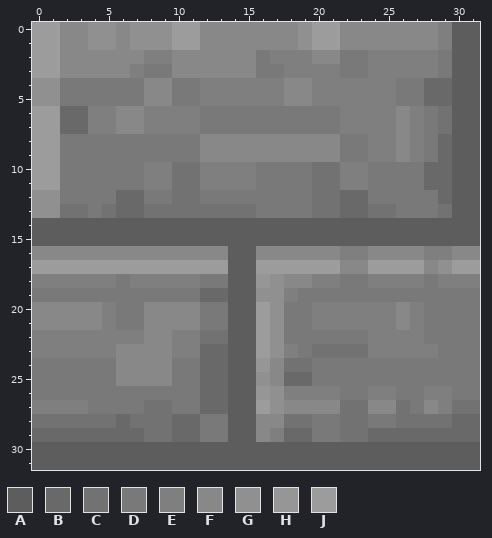
One commit to this pixel-art sprite: android/assets/maps/floor.png. The picture above was drawn from the file before the commit.
The file is 32x32 pixels. Colours within 5 levels of each other are drawn and written as one.
Palette (. is transparent): A #5d5d5d  B #696969  C #727272  D #797979  E #7f7f7f  F #888888  G #909090  H #969696  J #9c9c9c
The same view after the edit:
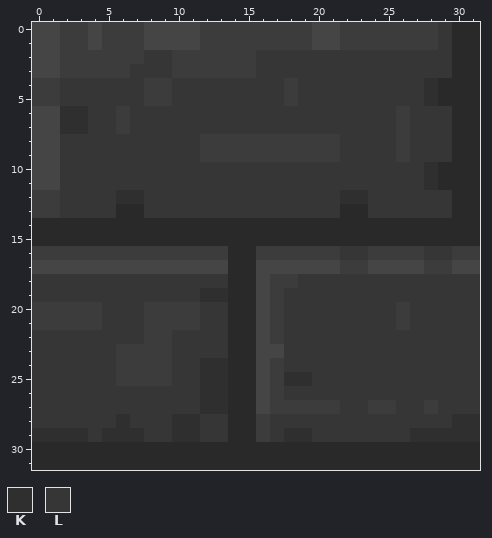
Colours new in this view: K #2f2f2f  L #363636
Change:
@@ palette @@
-A #5d5d5d
+A #292929
-F #888888
+F #3c3c3c
-J #9c9c9c
+J #454545
@@ x 0..31 @@
- 0 JJFFGGFGGGJJFFFFFFFGJJFFFFFFFEAA
- 1 JJFFGGFGGGJJFFFFFFFGJJFFFFFFFEAA
- 2 JJFFFFFFEEFFFFFFDEEEFFDDEEEEEDAA
- 3 JJFFFFFEDDFFFFFFDDEEEEDDEEEEEDAA
- 4 GGDDDDDDFFDDEEEEEEFFEEEEEEDDBBAA
- 5 GGDDDDDDFFDDEEEEEEFFEEEEEEDDBBAA
- 6 JJBBEEFFEEEEDDDDDDDDDDEEEEFEDCAA
- 7 JJBBEEFFEEEEDDDDDDDDDDEEEEFEDCAA
- 8 JJDDDDDDDDDDFFFFFFFFFFDDEEFEDBAA
- 9 JJDDDDDDDDDDFFFFFFFFFFDDEEFEDBAA
-10 JJDDDDDDEECCEEEEDDDDCCEEDDDDBBAA
-11 JJDDDDDDEECCEEEEDDDDCCEEDDDDBBAA
-12 GGDDDDBBDDCCDDDDDDDDCCBBDDDDDBAA
-13 GGCCDCBBCCCCCCCCDDDDCCBBCCDDDCAA
+ 0 JJFFJFFFJJJJFFFFFFFFJJFFFFFFFLAA
+ 1 JJFFJFFFJJJJFFFFFFFFJJFFFFFFFLAA
+ 2 JJFFFFFFLLFFFFFFLLLLLLLLLLLLLLAA
+ 3 JJFFFFFLLLFFFFFFLLLLLLLLLLLLLLAA
+ 4 FFLLLLLLFFLLLLLLLLFLLLLLLLLLKAAA
+ 5 FFLLLLLLFFLLLLLLLLFLLLLLLLLLKAAA
+ 6 JJKKLLFLLLLLLLLLLLLLLLLLLLFLLLAA
+ 7 JJKKLLFLLLLLLLLLLLLLLLLLLLFLLLAA
+ 8 JJLLLLLLLLLLFFFFFFFFFFLLLLFLLLAA
+ 9 JJLLLLLLLLLLFFFFFFFFFFLLLLFLLLAA
+10 JJLLLLLLLLLLLLLLLLLLLLLLLLLLKAAA
+11 JJLLLLLLLLLLLLLLLLLLLLLLLLLLKAAA
+12 FFLLLLKKLLLLLLLLLLLLLLKKLLLLLLAA
+13 FFLLLLAALLLLLLLLLLLLLLAALLLLLLAA
 14 AAAAAAAAAAAAAAAAAAAAAAAAAAAAAAAA
 15 AAAAAAAAAAAAAAAAAAAAAAAAAAAAAAAA
-16 FFFFFFFFFFFFFFAAFFFFFFEEFFFFEEFF
-17 JJJJJJJJJJJJJJAAJJJJJJFFJJJJFGJJ
-18 EEEEEEDEEEEEDDAAHGFFEEDDEEEEDEEE
-19 DDDDDDDDDDDDBBAAGGEDDDDDDDDDDDDD
-20 FFFFFEDDFFFFDDAAJGDDEEEEEEFEDDDD
-21 FFFFFEDDFFFFDDAAJGDDEEEEEEFEDDDD
-22 EEEEEEEEFFEECCAAJGDDDDDDEEEEDDDD
-23 EEEEEEFFFFEEBBAAJGEDCCCCEEEEEDDD
-24 DDDDDDFFFFDDBBAAHFCCDDDDDDDDDDDD
-25 DDDDDDFFFFDDBBAAGFBBDDDDDDDDDDDD
-26 DDDDDDDDDDDDBBAAHGEEEEDDEEDDEEDD
-27 EEEEDDDDCCDDBBAAJGFFFFCCFFCDFECC
-28 CCCCCCBCCCBBDDAAFFCCDDCCDDCCCCBB
-29 BBBBBBBBCCBBDDAAFEBBDDCCBBBBBBBB
+16 FFFFFFFFFFFFFFAAFFFFFFLLFFFFLLFF
+17 JJJJJJJJJJJJJJAAJJJJJJFFJJJJFFJJ
+18 LLLLLLLLLLLLLLAAJFFLLLLLLLLLLLLL
+19 LLLLLLLLLLLLKKAAJFLLLLLLLLLLLLLL
+20 FFFFFLLLFFFFLLAAJFLLLLLLLLFLLLLL
+21 FFFFFLLLFFFFLLAAJFLLLLLLLLFLLLLL
+22 LLLLLLLLFFLLLLAAJFLLLLLLLLLLLLLL
+23 LLLLLLFFFFLLLLAAJJLLLLLLLLLLLLLL
+24 LLLLLLFFFFLLKKAAJFLLLLLLLLLLLLLL
+25 LLLLLLFFFFLLKKAAJFKKLLLLLLLLLLLL
+26 LLLLLLLLLLLLKKAAJFLLLLLLLLLLLLLL
+27 LLLLLLLLLLLLKKAAJFFFFFLLFFLLFLLL
+28 LLLLLLKLLLKKLLAAFLLLLLLLLLLLLLKK
+29 KKKKLKKKLLKKLLAAFLKKLLLLLLLKKKKK
 30 AAAAAAAAAAAAAAAAAAAAAAAAAAAAAAAA
Changed places in both pictures, as pixel boxes (x1, y1, x2, y2):
changed: (32, 22, 480, 470)
